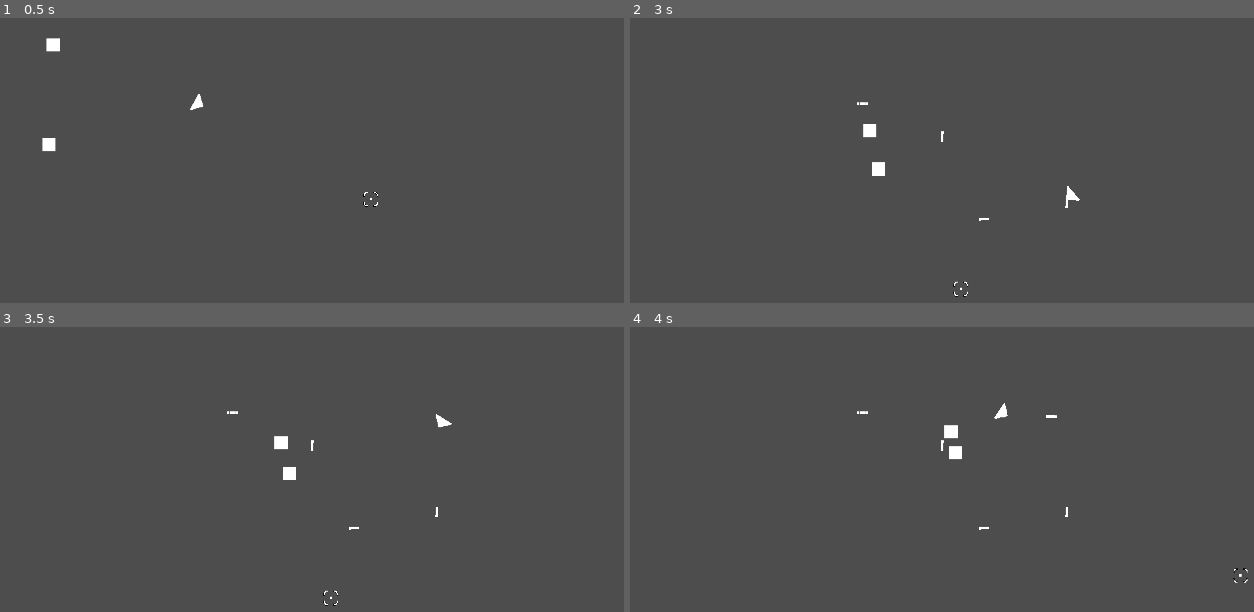
Above: before the commit, frames 1-4 (two rows, left to right).
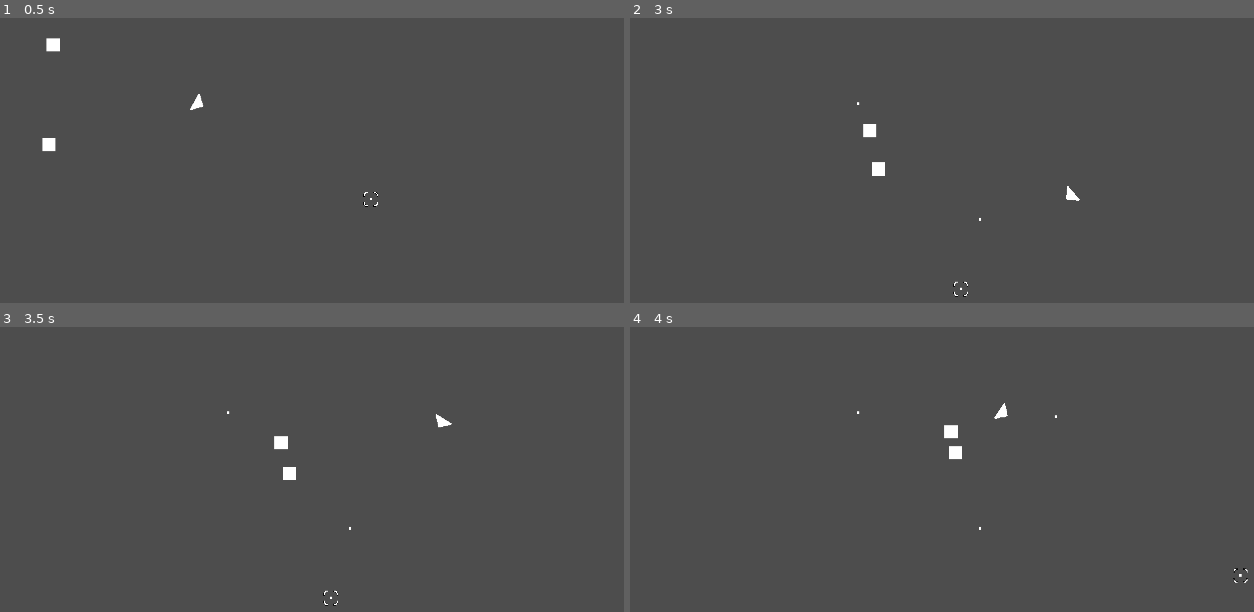
Above: after the commit, the same moments.

Repository: lcrol77/asteroids
Game: Godot game, scene res://main.tscn
The game is run twice, just before and just after one commit, with the same random seed, the same clock (stepped at 60 frames per second) and the same inputs.
Inputs (mouse positions are in pixels of both pictures, inside the frame that each line leads up to):
- Up to frame 1 (0.5 s): no input
- Up to frame 2 (3 s): move the mouse to (1172, 174) at 0.52 s; hold D (right) 0.53-1.28 s; click (1172, 174) at 0.67 s; move the mouse to (842, 220) at 1.27 s; hold S (down) 1.28-2.03 s; click (842, 220) at 1.42 s; move the mouse to (1079, 97) at 2.02 s; hold D (right) 2.03-2.78 s; click (1079, 97) at 2.17 s; move the mouse to (960, 285) at 2.77 s; hold W (up) from 2.78 s (still down); click (960, 285) at 2.92 s
- Up to frame 3 (3.5 s): keep holding W (up)
- Up to frame 4 (4 s): move the mouse to (1241, 574) at 3.52 s; release W (up) at 3.53 s; hold A (left) from 3.53 s (still down); click (1241, 574) at 3.67 s

Frame 1 is identical in both runs. In frame 2, less than 0.1% of the frame differs, in the area x 36-71%, y 29-71%; in frame 3, less than 0.1%; in frame 4, less than 0.1%.

Commit message:
refactor and added bullet fire rate timer

Diff:
--- a/scenes/bullet/bullet.tscn
+++ b/bullet/bullet.tscn
@@ -1,12 +1,13 @@
 [gd_scene load_steps=4 format=3 uid="uid://45ukda6iq6xn"]
 
-[ext_resource type="Script" path="res://scenes/bullet/bullet.gd" id="1_2b6m0"]
+[ext_resource type="Script" path="res://bullet/bullet.gd" id="1_2b6m0"]
 [ext_resource type="Texture2D" uid="uid://d3g6ypsrg1h3r" path="res://assets/enemy.png" id="1_2su6f"]
 
 [sub_resource type="RectangleShape2D" id="RectangleShape2D_vlwrg"]
 size = Vector2(10, 10)
 
 [node name="Bullet" type="Area2D"]
+top_level = true
 collision_mask = 2
 script = ExtResource("1_2b6m0")
 
--- a/scenes/crosshair/crosshair.tscn
+++ b/crosshair/crosshair.tscn
@@ -1,7 +1,7 @@
 [gd_scene load_steps=3 format=3 uid="uid://ceny2kkehuyu2"]
 
 [ext_resource type="Texture2D" uid="uid://ccpfm1n0n3vtx" path="res://assets/crosshair.png" id="1_vtj8g"]
-[ext_resource type="Script" path="res://scenes/crosshair/crosshair.gd" id="2_gkbh1"]
+[ext_resource type="Script" path="res://crosshair/crosshair.gd" id="2_gkbh1"]
 
 [node name="Crosshair" type="Sprite2D"]
 texture = ExtResource("1_vtj8g")
--- a/scenes/enemy/enemy.tscn
+++ b/enemy/enemy.tscn
@@ -1,7 +1,7 @@
 [gd_scene load_steps=4 format=3 uid="uid://4ret5j3ufo6y"]
 
 [ext_resource type="Texture2D" uid="uid://d3g6ypsrg1h3r" path="res://assets/enemy.png" id="1_q4j72"]
-[ext_resource type="Script" path="res://scenes/enemy/enemy.gd" id="1_wow8r"]
+[ext_resource type="Script" path="res://enemy/enemy.gd" id="1_wow8r"]
 
 [sub_resource type="RectangleShape2D" id="RectangleShape2D_y14xw"]
 size = Vector2(32, 32)
--- a/main.tscn
+++ b/main.tscn
@@ -1,13 +1,13 @@
 [gd_scene load_steps=5 format=3 uid="uid://cti6p53nikr1e"]
 
-[ext_resource type="PackedScene" uid="uid://ceny2kkehuyu2" path="res://scenes/crosshair/crosshair.tscn" id="1_7yrei"]
-[ext_resource type="PackedScene" uid="uid://cyeo7qwq5jlmd" path="res://scenes/player/player.tscn" id="2_410g3"]
-[ext_resource type="PackedScene" uid="uid://4ret5j3ufo6y" path="res://scenes/enemy/enemy.tscn" id="3_ckmda"]
+[ext_resource type="PackedScene" uid="uid://ceny2kkehuyu2" path="res://crosshair/crosshair.tscn" id="1_7yrei"]
+[ext_resource type="PackedScene" uid="uid://cyeo7qwq5jlmd" path="res://player/player.tscn" id="2_410g3"]
+[ext_resource type="PackedScene" uid="uid://4ret5j3ufo6y" path="res://enemy/enemy.tscn" id="3_ckmda"]
 
 [sub_resource type="GDScript" id="GDScript_7u8s8"]
 script/source = "extends Node2D
 
-const crosshair: PackedScene = preload(\"res://scenes/crosshair/crosshair.tscn\")
+const crosshair: PackedScene = preload(\"res://crosshair/crosshair.tscn\")
 # Called when the node enters the scene tree for the first time.
 func _ready() -> void:
 	var instance = crosshair.instantiate()
--- a/scenes/player/player.gd
+++ b/player/player.gd
@@ -3,21 +3,30 @@
 @export var speed = 400
 @onready var crosshair: Sprite2D = %Crosshair
 @onready var bullet_spawn = $BulletSpawn
-@onready var bullets = $Bullets
+@onready var bullet_timer: Timer = $BulletTimer
 
-const bullet: PackedScene = preload("res://scenes/bullet/bullet.tscn")
+var can_shoot = true
+
+const bullet: PackedScene = preload("res://bullet/bullet.tscn")
 
 func _physics_process(delta: float) -> void:
 	var direction = Input.get_vector("left", "right", "up", "down")
 	velocity = direction * speed
 	move_and_slide()
 
-func _process(delta: float) -> void:
+func _process(_delta: float) -> void:
 	var vec = crosshair.position- position
 	rotation = vec.angle()
 
 	# TODO: need to implement some kind of fire rate
 	if Input.is_mouse_button_pressed( 1 ):
-		var instance = bullet.instantiate()
-		instance.global_position = bullet_spawn.global_position
-		bullets.add_child(instance)
+		if can_shoot:
+			var instance = bullet.instantiate()
+			instance.global_position = bullet_spawn.global_position
+			add_child(instance)
+			bullet_timer.start()
+			can_shoot = false
+
+
+func _on_bullet_timer_timeout() -> void:
+	can_shoot = true
--- a/scenes/player/player.tscn
+++ b/player/player.tscn
@@ -1,7 +1,7 @@
 [gd_scene load_steps=4 format=3 uid="uid://cyeo7qwq5jlmd"]
 
 [ext_resource type="Texture2D" uid="uid://btpoouocoh57x" path="res://assets/player.png" id="1_2tqwe"]
-[ext_resource type="Script" path="res://scenes/player/player.gd" id="1_6kxmw"]
+[ext_resource type="Script" path="res://player/player.gd" id="1_6kxmw"]
 
 [sub_resource type="RectangleShape2D" id="RectangleShape2D_qnph5"]
 size = Vector2(12, 22)
@@ -21,4 +21,6 @@
 [node name="BulletSpawn" type="Node2D" parent="."]
 position = Vector2(11, 0)
 
-[node name="Bullets" type="Node" parent="."]
+[node name="BulletTimer" type="Timer" parent="."]
+
+[connection signal="timeout" from="BulletTimer" to="." method="_on_bullet_timer_timeout"]
Renamed: scenes/bullet/bullet.gd -> bullet/bullet.gd
Renamed: scenes/crosshair/crosshair.gd -> crosshair/crosshair.gd
Renamed: scenes/enemy/enemy.gd -> enemy/enemy.gd
